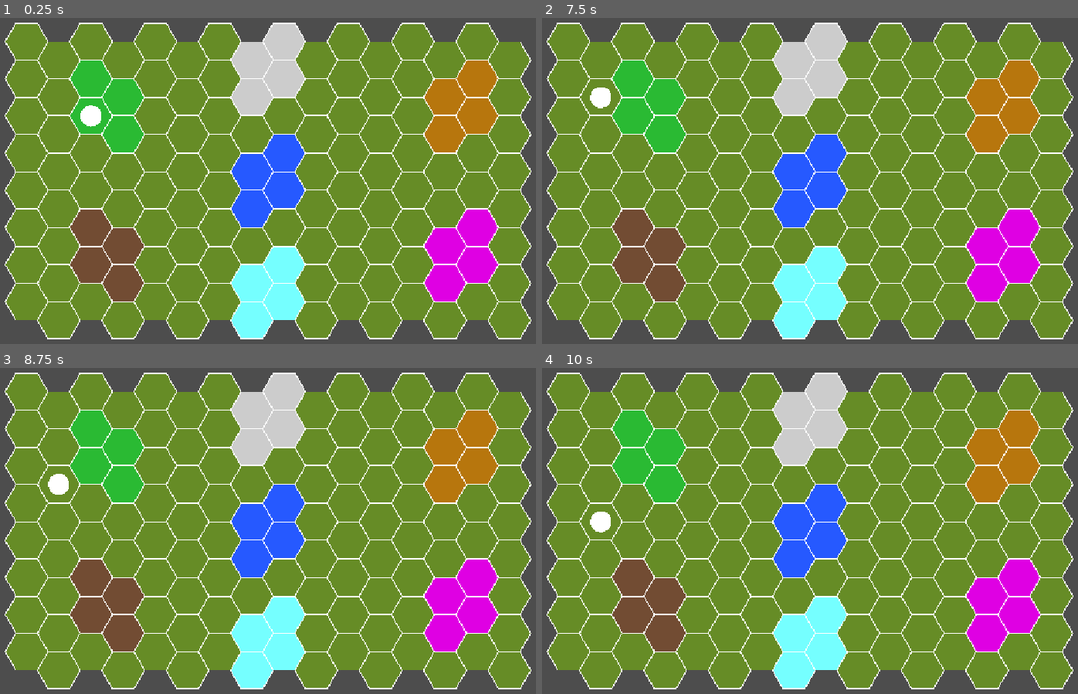
Above: before the commit, frames 1-4 (two rows, left to right).
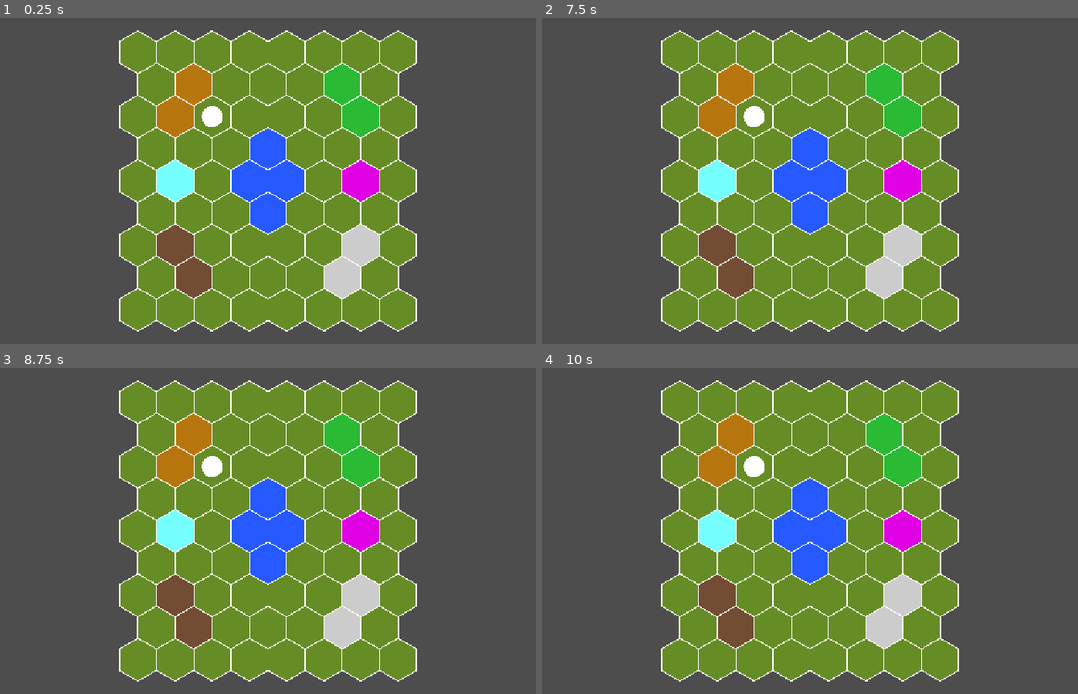
Above: after the commit, the same moments.

Repository: CookieZ0710/armello-lite
Game: Godot game, scene res://scenes/Main.tscn
The game is run twice, just before and just after one commit, with the same random seed, the same clock (stepped at 60 frames per second) and the same inputs.
Inputs (mouse positions are in pixels of both pictures, inside the frame that each line leads up to):
- Up to frame 1 (0.25 s): no input
- Up to frame 2 (7.5 s): tap Enter at 0.5, 2, 3.5 s; move the mouse to (568, 40) at 0.52 s; click (568, 40) at 0.67 s; tap Space at 1.25, 2.75, 4.25 s; move the mouse to (568, 79) at 1.27 s; click (568, 79) at 1.42 s; move the mouse to (568, 115) at 2.02 s; click (568, 115) at 2.17 s; move the mouse to (568, 151) at 2.77 s; click (568, 151) at 2.92 s; move the mouse to (568, 190) at 3.52 s; click (568, 190) at 3.67 s; move the mouse to (568, 226) at 4.27 s; click (568, 226) at 4.42 s; move the mouse to (568, 265) at 5.02 s; click (568, 265) at 5.17 s; move the mouse to (568, 301) at 5.77 s; click (568, 301) at 5.92 s; move the mouse to (600, 60) at 6.52 s; click (600, 60) at 6.67 s; move the mouse to (600, 96) at 7.27 s; click (600, 96) at 7.42 s
- Up to frame 3 (8.75 s): move the mouse to (58, 485) at 8.02 s; click (58, 485) at 8.17 s
- Up to frame 4 (10 s): move the mouse to (600, 521) at 8.77 s; click (600, 521) at 8.92 s; move the mouse to (997, 583) at 9.52 s; click (997, 583) at 9.67 s

The runs differ from the first frame. In frame 1, 61% of the frame differs, in the area x 0-100%, y 1-99%; in frame 2, 61%; in frame 3, 61%; in frame 4, 61%.

Commit message:
fixed map tiles rework

Diff:
--- a/scenes/Main.tscn
+++ b/scenes/Main.tscn
@@ -4,5 +4,3 @@
 
 [node name="Main" type="Node2D" unique_id=1295409125]
 script = ExtResource("1_elqb8")
-map_width = 16
-map_height = 8
--- a/scripts/hex_tile.gd
+++ b/scripts/hex_tile.gd
@@ -11,7 +11,7 @@
 	var points = PackedVector2Array()
 
 	for i in range(6):
-		var angle = deg_to_rad(60 * i)
+		var angle = deg_to_rad(60 * i + 30)
 		var point = Vector2(
 			cos(angle),
 			sin(angle)
--- a/scripts/main.gd
+++ b/scripts/main.gd
@@ -11,8 +11,8 @@
 const RUINS_DATA = preload("res://data/tiles/ruins.tres")
 const CASTLE_DATA = preload("res://data/tiles/castle.tres")
 
-@export var map_width: int = 24
-@export var map_height: int = 8
+@export var map_width: int = 8
+@export var map_height: int = 9
 
 var player								# player
 var player_coordinates = Vector2i(2, 2) # spawn point
@@ -29,37 +29,40 @@
 
 # take normal coord into logical use
 func offset_to_axial(col: int, row: int) -> Vector2i:
-	return Vector2i(col, row - (col >> 1))
+	var q = col - (row - (row & 1)) / 2
+	var r = row
+	return Vector2i(q, r)
 
 # logical coord into visual coord
 func axial_to_pixel(axial: Vector2i, radius: float) -> Vector2:
 	return Vector2(
-		radius * 1.5 * axial.x,
-		radius * sqrt(3) * (axial.y + axial.x / 2.0)
+		radius * sqrt(3) * (axial.x + axial.y / 2.0),
+		radius * 1.5 * axial.y
 	)
 
 # makes the hex tiles based on the map size
 func generate_map():
-	for col in range(map_width):
-		for row in range(map_height):
+	for row in range(map_height):
+		var row_width = map_width if row % 2 == 0 else map_width - 1
+		for col in range(row_width):
 			var hex = HEX_TILE.instantiate()
 			var axial = offset_to_axial(col, row)
 			hex.coordinates = axial
 			hex.position = axial_to_pixel(axial, hex.radius)
 
-			if (col == 7 or col == 8) and (row == 3 or row == 4):
+			if (col == 4 and row == 4) or (col == 3 and ((row == 3)or(row == 4)or(row == 5))):
 				hex.set_tile_data(CASTLE_DATA)
-			elif (col == 2 or col == 3) and (row == 1 or row == 2):
+			elif (col == 5 and row == 1) or (col == 6 and row == 2):
 				hex.set_tile_data(FOREST_DATA)
-			elif (col == 2 or col == 3) and (row == 5 or row == 6):
+			elif (col == 1 and row == 6) or (col == 1 and row == 7):
 				hex.set_tile_data(SWAMP_DATA)
-			elif (col == 7 or col == 8) and (row == 6 or row == 7):
+			elif (col == 1 and row == 4):
 				hex.set_tile_data(STONE_DATA)
-			elif (col == 7 or col == 8) and (row == 0 or row == 1):
+			elif (col == 6 and row == 6) or (col == 5 and row == 7):
 				hex.set_tile_data(MOUNTAIN_DATA)
-			elif (col == 13 or col == 14) and (row == 1 or row == 2):
+			elif (col == 1 and row == 1) or (col == 1 and row == 2):
 				hex.set_tile_data(SETTLEMENT_DATA)
-			elif (col == 13 or col == 14) and (row == 5 or row == 6):
+			elif (col == 6 and row == 4):
 				hex.set_tile_data(RUINS_DATA)
 			else:
 				hex.set_tile_data(GRASS_DATA)
@@ -136,6 +139,7 @@
 	print("Type: ",tile.tile_data.display_name)
 	print("Movement Cost: ",tile.tile_data.movement_cost)
 	print("Health Change: ",tile.tile_data.health_change)
+	print("Coordinates: ",new_coordinates)
 
 
 # check if tile can move
